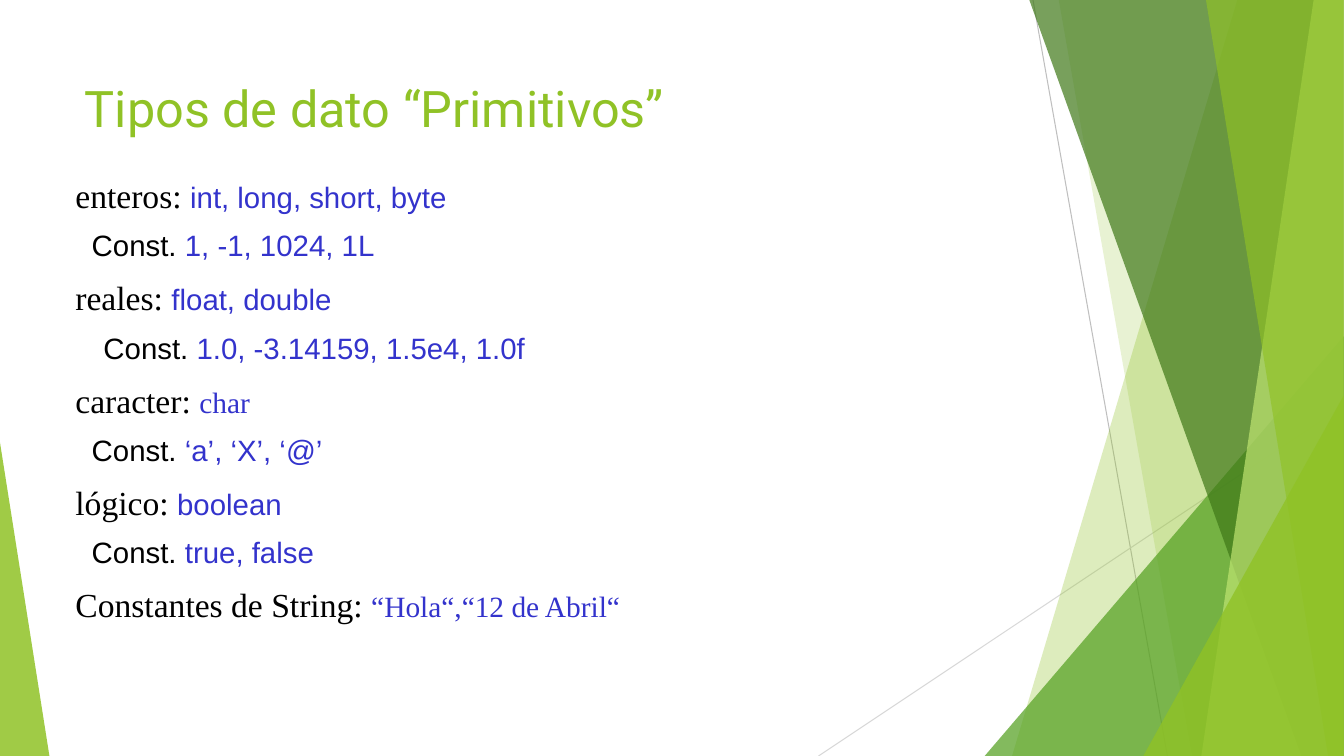
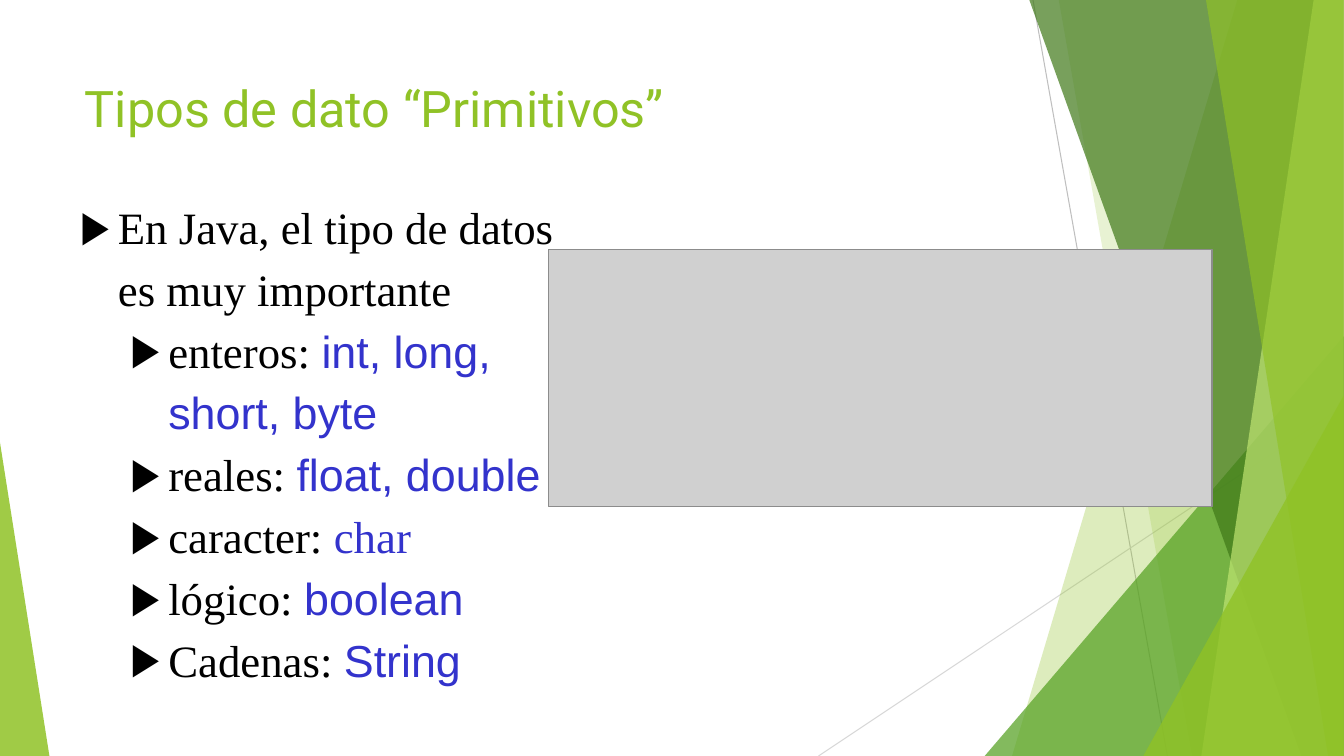
Before and after one commit to jomarnavarro/basicJava, a slide deck: slide 33 of Selenium, module 2.pptx (slide 32 before the commit). Drawn at 1344x756 pixels with LibreOffice and Linux fonts; fonts in the diff are those of the drawing; grey boxes stand for pictures. Boxes give left, top, right and bottom in pixels: in the first picture for what was removed or moved away, otherwise in the second. Text is boxed around its words. In the diff, an @@ line names an element or a change of style, - is before the commit and + after.

Commit message:
Modifies basicJava presentation

```diff
--- a/Selenium, module 2.pptx
+++ b/Selenium, module 2.pptx
@@ text "En Java, el tipo de ...": place and size @@
-text "En Java, el tipo de ..." at [75, 186, 620, 624]
+text "En Java, el tipo de ..." at [118, 213, 554, 686]
@@ text at [92, 235, 375, 260]: paragraph removed @@
-Const. 1, -1, 1024, 1L
@@ text at [118, 213, 554, 315]: paragraph added @@
+▶ En Java, el tipo de datos es muy importante
@@ picture added at [548, 249, 1212, 506] @@
@@ text at [103, 337, 525, 363]: paragraph removed @@
-Const. 1.0, -3.14159, 1.5e4, 1.0f
@@ text at [168, 335, 541, 624]: size 24 to 32 pt in "enteros:", "reales:", "caracter:", "lógico:"; size 21 to 32 pt in "int, long, short, byte", "float, double", "char", "boolean"; bullet none to ▶; list level 1 to 2 in "enteros: int, long, short, byte"; list level 1 to 2 in "reales: float, double"; list level 1 to 2 in "caracter: char"; list level 1 to 2 in "lógico: boolean" @@
@@ text at [92, 440, 272, 465]: paragraph removed @@
-Const. ‘a’, ‘X’, ‘@’
@@ text at [168, 644, 461, 686]: text changed; size 21 to 32 pt; text colour #3333CC to #000000 @@
-Const. true, false
-Constantes de String: “Hola“,“12 de Abril“
+  ▶ Cadenas: String
```
Also in this commit, not shown: 3 other slides changed, 11 slides added, 2 slides removed.
